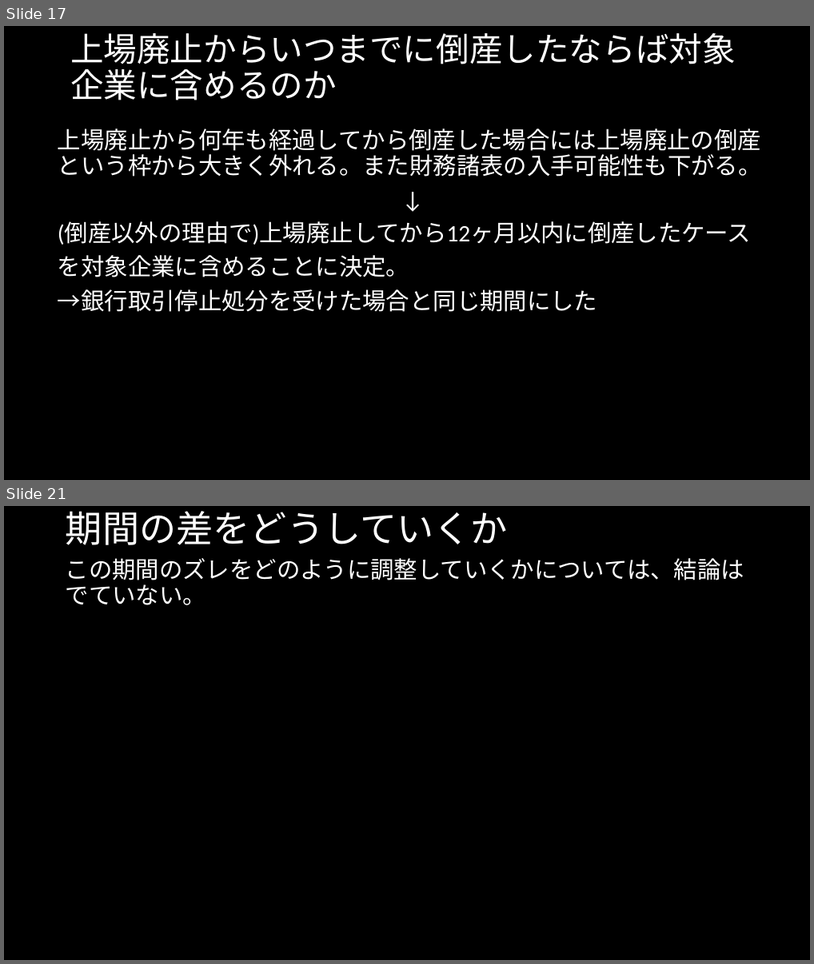
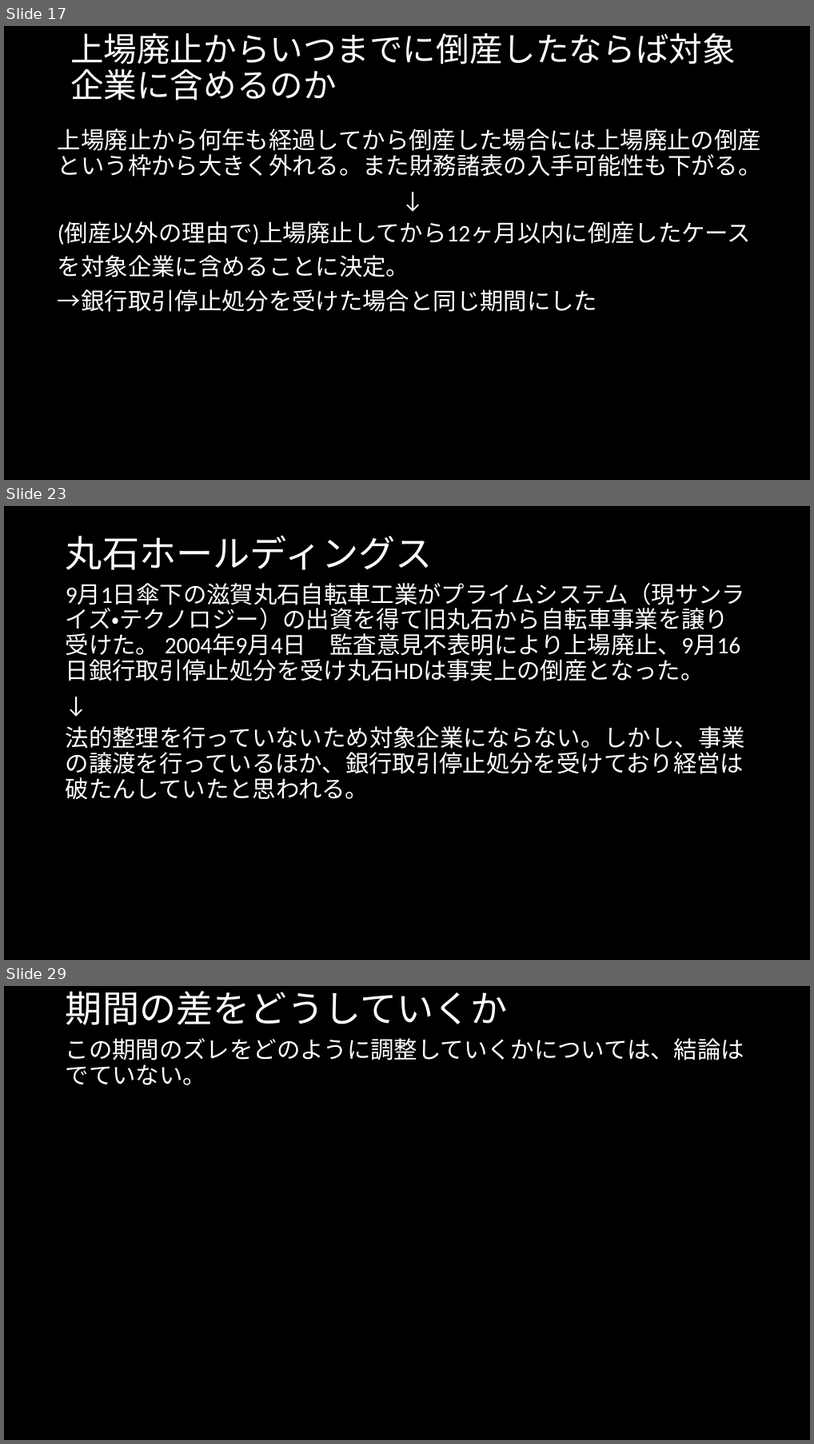
Before and after one commit to MAGA-Phantom/OperationSotsuron, a slide deck: 倒産の研究(仮).pptx. Shown one above the other, each under a label of ours: slides 17 and 21 before the commit, slides 17, 23 and 29 after it; the slides between them are not shown. The pictures are 814x964 and 814x1444 pixels, drawn with LibreOffice and Linux fonts; fonts in the diff are those of the drawing. Boxes give left, top, right and bottom in pixels: in the first picture for what was removed or moved away, otherwise in the second. Text is boxed around its words. In the diff, an @@ line names an element or a change of style, - is before the commit and + after.

Commit message:
スライド追加

```diff
--- a/倒産の研究(仮).pptx
+++ b/倒産の研究(仮).pptx
@@ slide 23 added at (4, 506, 810, 960), background #000000 @@
@@ title added at (66, 536, 433, 570), 44 pt, text #FFFFFF @@
+丸石ホールディングス
@@ text added at (66, 583, 746, 799), 28 pt, text #FFFFFF @@
+9月1日傘下の滋賀丸石自転車工業がプライムシステム（現サンライズ・テクノロジー）の出資を得て旧丸石から自転車事業を譲り受けた。 2004年9月4日 監査意見不表明により上場廃止、9月16日銀行取引停止処分を受け丸石HDは事実上の倒産となった。
+↓
+法的整理を行っていないため対象企業にならない。しかし、事業の譲渡を行っているほか、銀行取引停止処分を受けており経営は破たんしていたと思われる。
@@ what was slide 21 is now slide 29 @@
```
Also in this commit, not shown: 6 slides changed, 9 other slides added, 1 other file.
